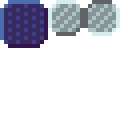
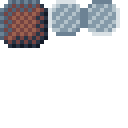
Comparing the layer stacks of the two 128 × 128 images. Changes:
added layer "recolour" above "Background" over (0, 0, 112, 48)
painted on "Background" over (0, 0, 120, 48)
